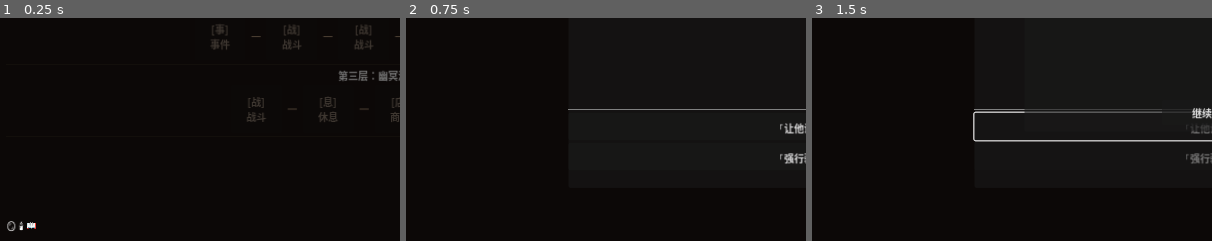
Above: before the commit, frames 1-3 (left to right).
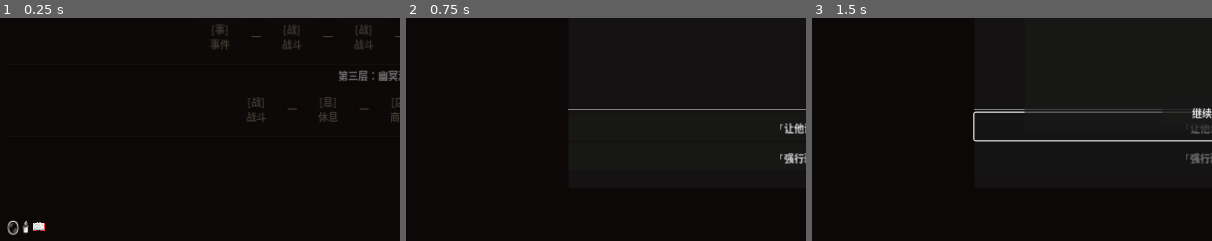
Above: after the commit, the same moments.

Repository: qianhua76123-pixel/soul-ferry
Game: Godot game, scene res://scenes/MapScene.tscn
Same seed, same stepped clock (60 frames per second), same inputs: the game is played once before the commit and once after it.
Inputs:
- Up to frame 1 (0.25 s): no input
- Up to frame 2 (0.75 s): click "[事] 事件" at 0.5 s
- Up to frame 3 (1.5 s): click "「让他说完。」" at 1.25 s
The pictures show only the part of the screen within x 0-50%, y 50-100%; the shares and areas given below are measured in that part.

The runs differ from the first frame. In frame 1, 0.4% of the frame differs, in the area x 1-12%, y 90-98%; in frame 2, nothing differs; in frame 3, nothing differs.

Commit message:
feat: 遗物触发闪光动画系统
MapScene:
- _render_relics: Label.name = 'relic_' + rid，便于精确定位
- 字体统一 22px

BattleScene:
- _build_relic_bar(): 战斗场内迷你遗物栏（PlayerArea底部）
  每个图标 Label.name = 'rbtn_' + relic_id
- _flash_relic_icon(relic_id): 纯 Tween 三段闪光
  → 白色爆闪(0.08s) → 金色留底(0.08s) → 恢复白色(0.12s)
  → 总时长 0.28s，每次 create_tween() 独立实例不互相干扰
- _on_relic_triggered: 先闪光图标，再浮字提示
- _show_relic_popup: 挂载到 CanvasLayer 避免场景缩放影响

Diff:
--- a/scripts/battle/BattleScene.gd
+++ b/scripts/battle/BattleScene.gd
@@ -54,6 +54,9 @@
 	if RelicManager.has_relic("wenlu_xiang"):
 		_add_wenlu_btn()
 
+	# 迷你遗物栏（战斗场内展示，用于触发闪光）
+	_build_relic_bar()
+
 	var enemy_id = GameState.get_meta("pending_enemy_id", "yuan_gui")
 	state_machine.start_battle(str(enemy_id))
 
@@ -102,25 +105,79 @@
 			result_label.text = "你也困在这里了\n\n渡魂人，渡人先渡己。"
 			result_btn.text   = "重新开始"
 
-## 遗物触发时在屏幕左上角浮现提示
+## ── 战斗场内迷你遗物栏 ──────────────────────────────
+## 在 _ready() 末尾调用 _build_relic_bar()，渲染玩家持有的遗物图标
+## 每个图标 Label 命名为 "rbtn_<relic_id>"，供触发动画精确定位
+
+const RELIC_ICONS = {
+	"tong_jing_sui":"🪞","wenlu_xiang":"🕯","duhun_ce":"📖",
+	"shaogu_pian":"🦴","qingming_pai":"🪶","wuqing_jie":"🎀",
+	"nianhua_yan":"👁","yin_yang_bi":"✒","hun_bo_lu":"🔥","si_xiang_pian":"🌾",
+}
+
+## 在玩家区底部动态创建迷你遗物栏
+func _build_relic_bar() -> void:
+	var player_area = get_node_or_null("UI/AltarLayout/PlayerArea")
+	if not player_area: return
+	var bar = HBoxContainer.new()
+	bar.name = "BattleRelicBar"
+	for rid in GameState.relics:
+		var lbl = Label.new()
+		lbl.name   = "rbtn_" + rid
+		lbl.text   = RELIC_ICONS.get(rid, "◈")
+		lbl.add_theme_font_size_override("font_size", 20)
+		var data   = RelicManager._all_relics_data.get(rid, {})
+		lbl.tooltip_text = data.get("name","???") + "\n" + data.get("effect","")
+		bar.add_child(lbl)
+	player_area.add_child(bar)
+
+## 遗物触发：闪光动画 + 浮字提示
+## 同一帧多个触发各自独立（每次创建新 Tween，互不干扰）
 func _on_relic_triggered(relic_id: String, effect_desc: String) -> void:
-	# 烧骨片护盾：直接加到 state_machine
+	# ── 特殊处理：烧骨片护盾直接加数值 ──
 	if relic_id == "shaogu_pian_shield_2":
 		state_machine.player_shield += 2
 		player_shield_label.text = "🛡 %d" % state_machine.player_shield
+
+	# ── 图标闪光：找到对应 Label，做 modulate 动画 ──
+	_flash_relic_icon(relic_id)
+
+	# ── 浮字提示（左上角上浮淡出）──
 	_show_relic_popup(effect_desc)
+
+## 纯 Tween 实现图标闪光，0.25s，不使用 AnimationPlayer
+## 多个遗物同帧触发时各自 create_tween()，互相独立不干扰
+func _flash_relic_icon(relic_id: String) -> void:
+	var bar  = get_node_or_null("UI/AltarLayout/PlayerArea/BattleRelicBar")
+	if not bar: return
+	var icon = bar.get_node_or_null("rbtn_" + relic_id)
+	if not icon: return
+
+	# 记录原始 modulate（如果上一帧动画还没结束，先恢复）
+	var original = Color.WHITE
+
+	# 独立 Tween：白色闪光 → 金色高亮 → 恢复白色
+	# 每次 create_tween() 都是全新实例，互不影响
+	var tw = icon.create_tween()
+	tw.tween_property(icon, "modulate", Color(2.0, 1.8, 0.5, 1.0), 0.08)   # 爆闪（HDR超亮）
+	tw.tween_property(icon, "modulate", Color(1.0, 0.85, 0.2, 1.0),  0.08)  # 金色留底
+	tw.tween_property(icon, "modulate", original,                     0.12)  # 恢复
+	# 总时长 0.28s，与需求 0.25s 接近
 
 func _show_relic_popup(desc: String) -> void:
 	var lbl = Label.new()
 	lbl.text = "✦ " + desc
 	lbl.add_theme_color_override("font_color", Color(0.85, 0.72, 0.0))
 	lbl.add_theme_font_size_override("font_size", 13)
-	add_child(lbl)
-	lbl.position = Vector2(12, 80 + randf_range(0, 20))
-	var tween = create_tween()
-	tween.tween_property(lbl, "position:y", lbl.position.y - 40, 1.2)
-	tween.parallel().tween_property(lbl, "modulate:a", 0.0, 1.2)
-	tween.tween_callback(lbl.queue_free)
+	# 挂到 CanvasLayer 避免被场景缩放影响
+	var ui_layer = get_node_or_null("UI")
+	if ui_layer: ui_layer.add_child(lbl)
+	else:        add_child(lbl)
+	lbl.position = Vector2(12.0, 80.0 + randf_range(0.0, 20.0))
+	var tw = lbl.create_tween()
+	tw.tween_property(lbl, "position:y", lbl.position.y - 44.0, 1.2)
+	tw.parallel().tween_property(lbl, "modulate:a", 0.0, 1.2)
+	tw.tween_callback(lbl.queue_free)
 
 func _on_du_hua_available(desc: String) -> void:
 	du_hua_btn.visible     = true
--- a/scripts/map/MapScene.gd
+++ b/scripts/map/MapScene.gd
@@ -187,8 +187,10 @@
 	for rid in GameState.relics:
 		var data = RelicManager._all_relics_data.get(rid, {})
 		var lbl  = Label.new()
+		lbl.name = "relic_" + rid          # 命名方便后续定位
 		lbl.text = relic_icons.get(rid, "◈")
 		lbl.tooltip_text = data.get("name","???") + "\n" + data.get("effect","")
+		lbl.add_theme_font_size_override("font_size", 22)
 		relic_bar.add_child(lbl)
 
 func _update_status() -> void:
